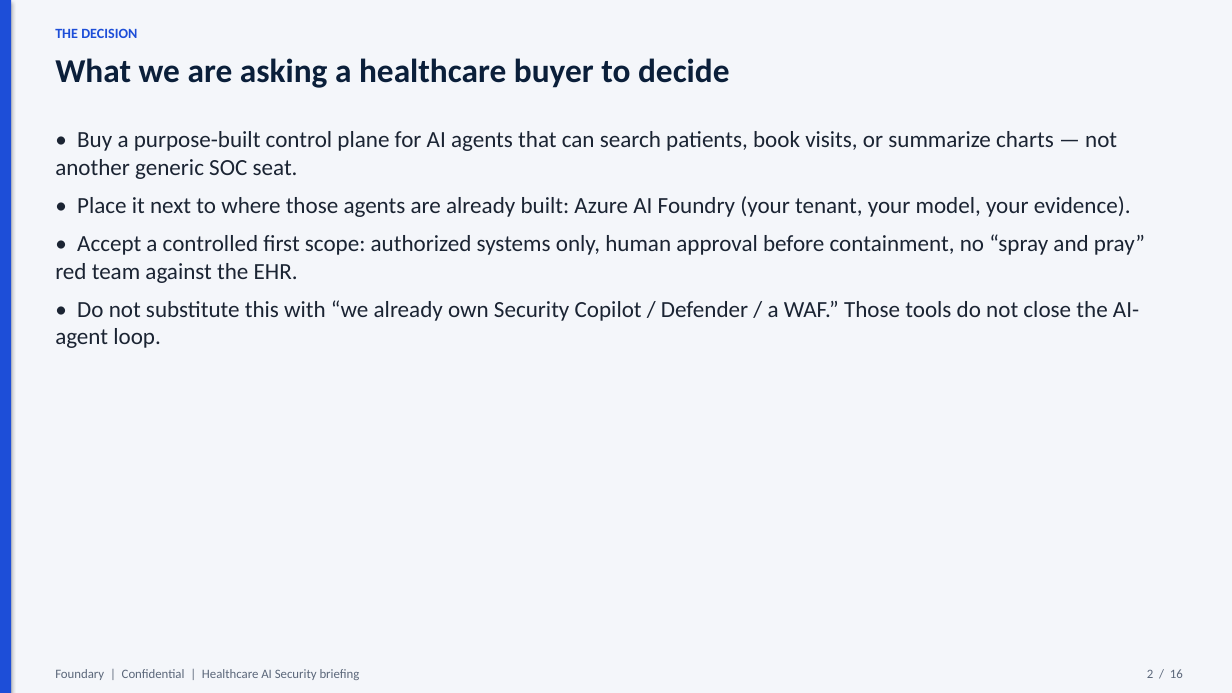
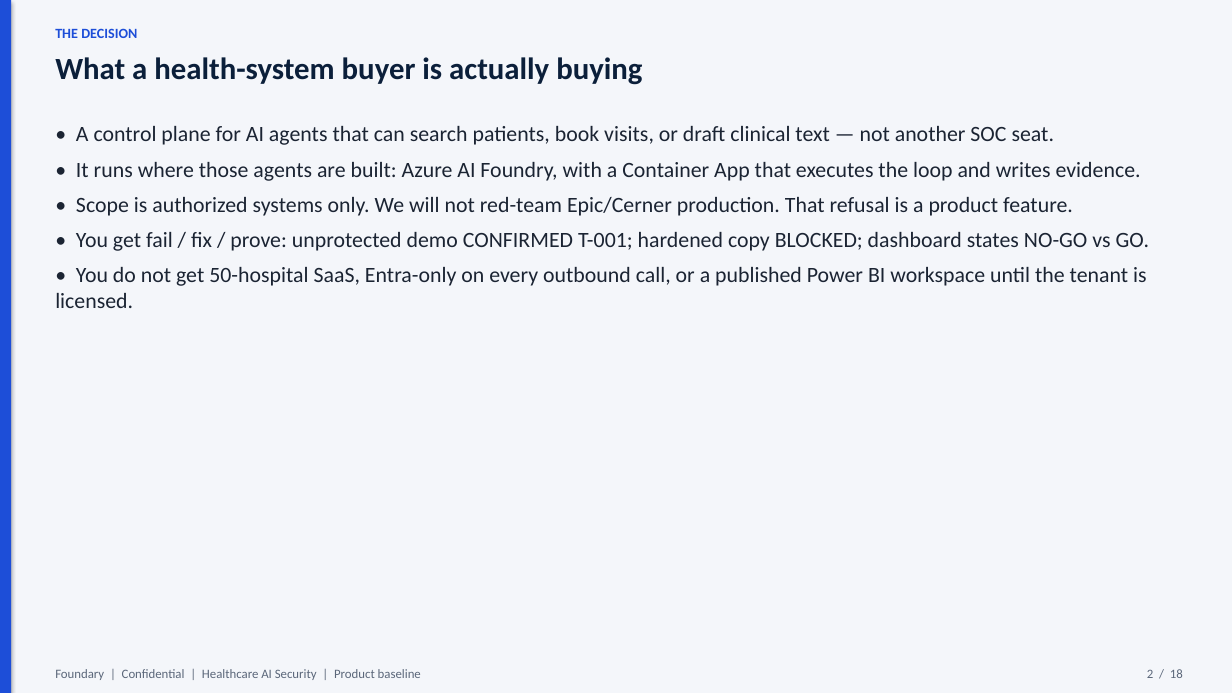
Before and after one commit to atulmishra84/Foundry-Baseline-Security-Agents, a slide deck: slide 2 of docs/Foundary-Healthcare-AI-Security-Brief.pptx. Drawn at 1232x693 pixels with LibreOffice and Linux fonts; fonts in the diff are those of the drawing. Boxes give left, top, right and bottom in pixels: in the first picture for what was removed or moved away, otherwise in the second. Text is boxed around its words. In the diff, an @@ line names an element or a change of style, - is before the commit and + after.

```diff
--- a/docs/Foundary-Healthcare-AI-Security-Brief.pptx
+++ b/docs/Foundary-Healthcare-AI-Security-Brief.pptx
@@ text at (55, 57, 642, 85): text changed; size 26 to 24 pt @@
-What we are asking a healthcare buyer to decide
+What a health-system buyer is actually buying
@@ text at (55, 126, 1149, 308): text changed; size 18 to 17 pt @@
-• Buy a purpose-built control plane for AI agents that can search patients, book visits, or summarize charts — not another generic SOC seat.
-• Place it next to where those agents are already built: Azure AI Foundry (your tenant, your model, your evidence).
-• Accept a controlled first scope: authorized systems only, human approval before containment, no “spray and pray” red team against the EHR.
-• Do not substitute this with “we already own Security Copilot / Defender / a WAF.” Those tools do not close the AI-agent loop.
+• A control plane for AI agents that can search patients, book visits, or draft clinical text — not another SOC seat.
+• It runs where those agents are built: Azure AI Foundry, with a Container App that executes the loop and writes evidence.
+• Scope is authorized systems only. We will not red-team Epic/Cerner production. That refusal is a product feature.
+• You get fail / fix / prove: unprotected demo CONFIRMED T-001; hardened copy BLOCKED; dashboard states NO-GO vs GO.
+• You do not get 50-hospital SaaS, Entra-only on every outbound call, or a published Power BI workspace until the tenant is licensed.
@@ text at (55, 669, 421, 680): text changed @@
-Foundary | Confidential | Healthcare AI Security briefing
+Foundary | Confidential | Healthcare AI Security | Product baseline
```
Also in this commit, not shown: 11 other slides changed, 6 slides added, 4 slides removed, 36 other files.
